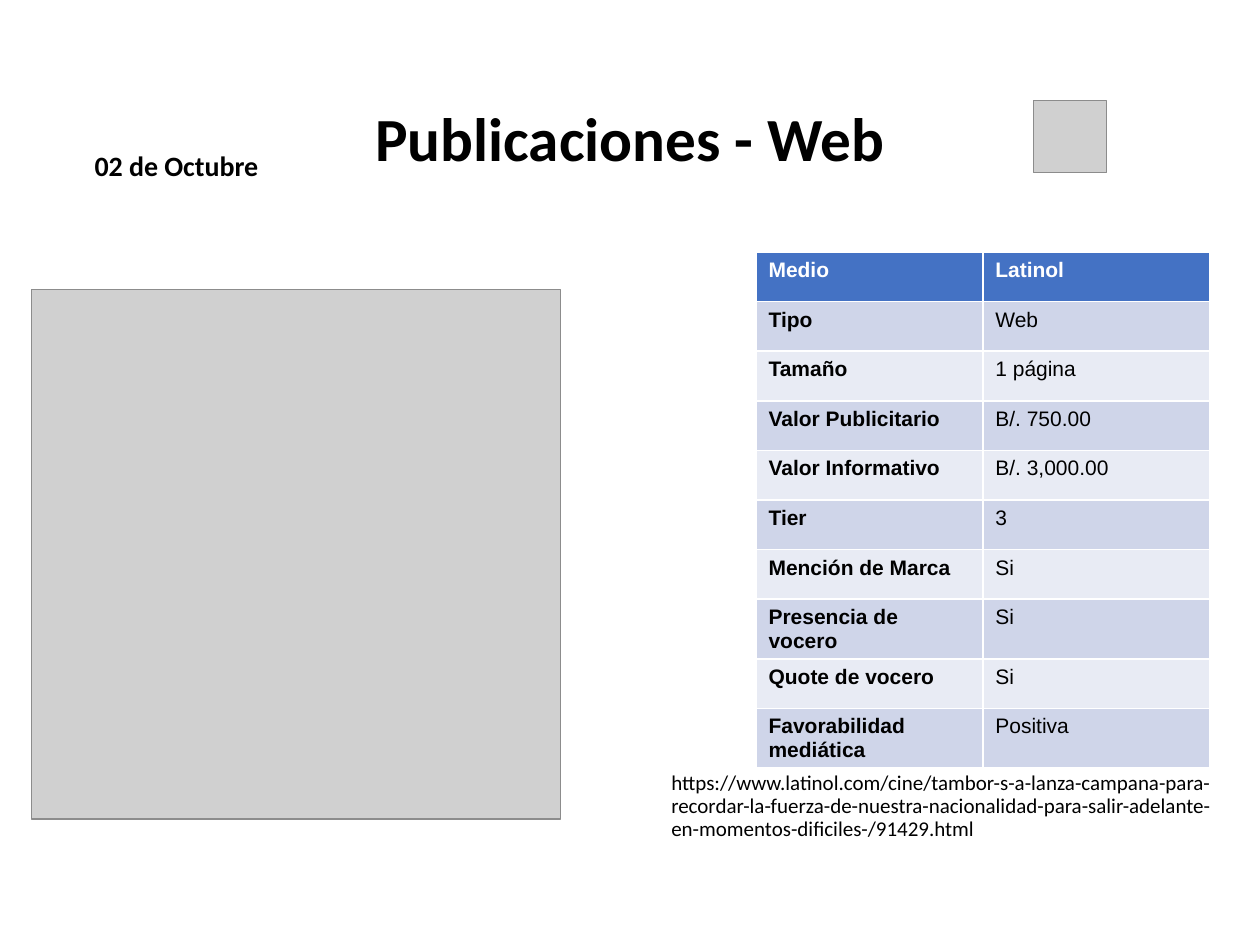
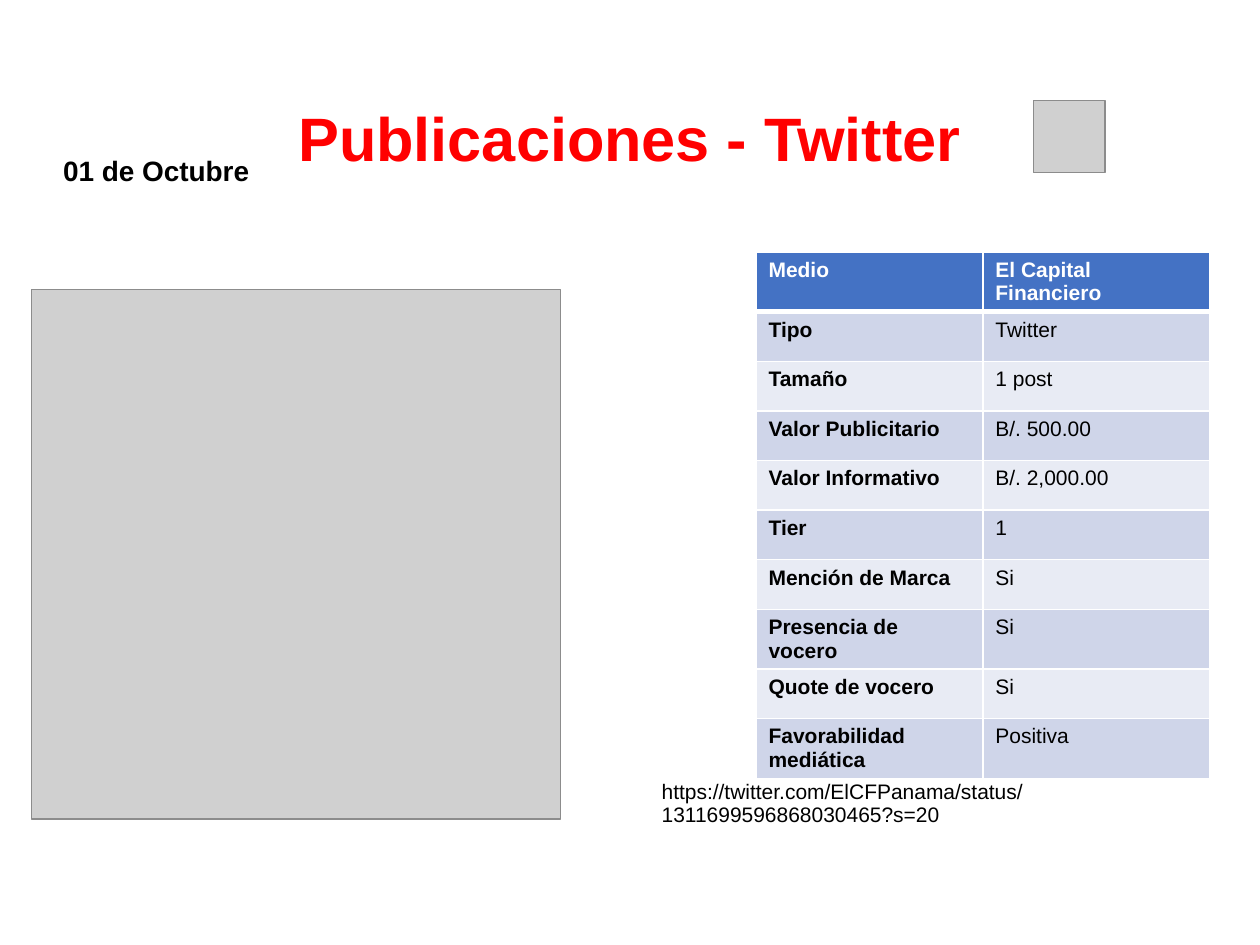
Before and after one commit to dgarci23/Report-Generator, a slide deck: slide 17 of Presentacion Terminada.pptx (slide 2 before the commit). Drawn at 1260x945 pixels with LibreOffice and Linux fonts; fonts in the diff are those of the drawing; grey boxes stand for pictures; background and template pictures are left out. Boxes give left, top, right and bottom in pixels: in the first picture for what was removed or moved away, otherwise in the second. Text is boxed around its words. In the diff, an @@ line names an element or a change of style, - is before the commit and + after.

```diff
--- a/Presentacion Terminada.pptx
+++ b/Presentacion Terminada.pptx
@@ title at bbox=[298, 116, 960, 162]: text changed; font Calibri to Arial; text colour #000000 to #FF0000 @@
-Publicaciones - Web
+Publicaciones - Twitter
@@ text "01 de Octubre" at bbox=[63, 160, 249, 182]: vertical alignment bottom to top @@
@@ text at bbox=[63, 160, 249, 182]: text changed; font Calibri to Arial @@
-02 de Octubre
+01 de Octubre
@@ table at bbox=[756, 252, 1210, 772] @@
-row 1, column 2: Latinol
+row 1, column 2: El Capital Financiero
-row 2, column 2: Web
+row 2, column 2: Twitter
-row 3, column 2: 1 página
+row 3, column 2: 1 post
-row 4, column 2: B/. 750.00
+row 4, column 2: B/. 500.00
-row 5, column 2: B/. 3,000.00
+row 5, column 2: B/. 2,000.00
-row 6, column 2: 3
+row 6, column 2: 1
@@ text at bbox=[662, 783, 1023, 823]: text changed; font Calibri to Arial @@
-https://www.latinol.com/cine/tambor-s-a-lanza-campana-para-recordar-la-fuerza-de-nuestra-nacionalidad-para-salir-adelante-en-momentos-dificiles-/91429.html
+https://twitter.com/ElCFPanama/status/1311699596868030465?s=20
```
Also in this commit, not shown: 8 other slides changed, 19 slides added, 2 other files.
